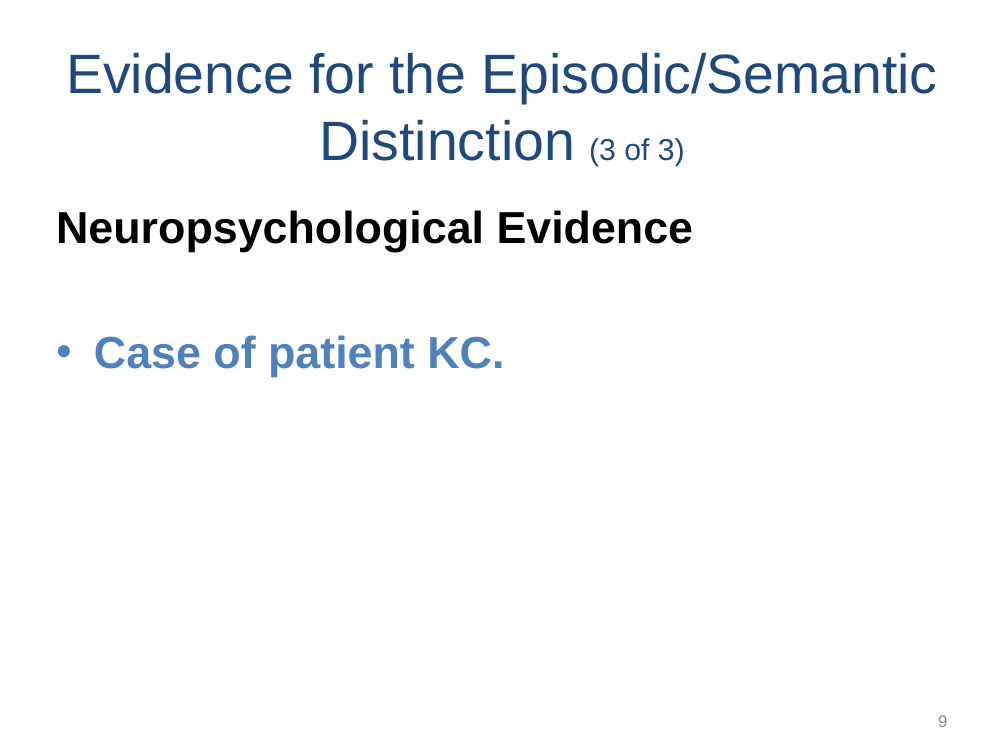
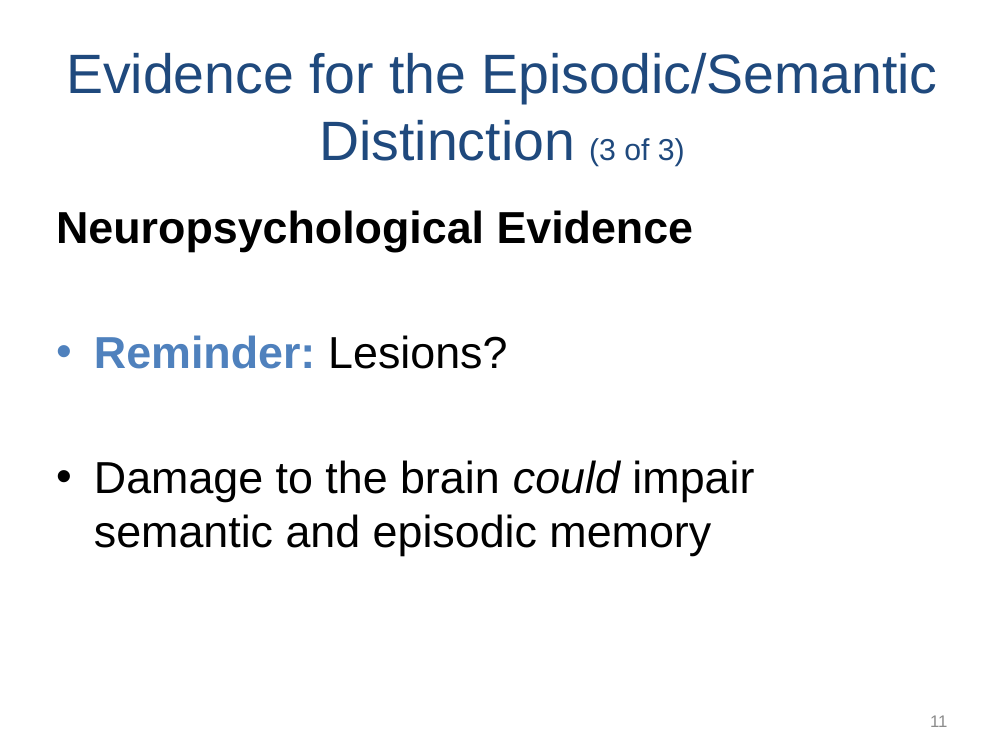
Before and after one commit to npm27/Teaching-Materials, a slide deck: slide 11 of Memory/Slides/Chapter 4.PPTX (slide 9 before the commit). Drawn at 1008x756 pixels with LibreOffice and Linux fonts; fonts in the diff are those of the drawing. Boxes give left, top, right and bottom in pixels: in the first picture for what was removed or moved away, otherwise in the second. Text is boxed around its words. In the diff, an @@ line names an element or a change of style, - is before the commit and + after.

```diff
--- a/Memory/Slides/Chapter 4.PPTX
+++ b/Memory/Slides/Chapter 4.PPTX
@@ text at (x1=94, y1=335, x2=754, y2=556): text changed; text colour #4F81BD to #000000; bold off @@
-• Case of patient KC.
+• Reminder: Lesions?
+• Damage to the brain could impair semantic and episodic memory
@@ page number at (x1=930, y1=715, x2=947, y2=727): text changed @@
-9
+11
```
Also in this commit, not shown: 2 other slides changed, 6 slides added.
